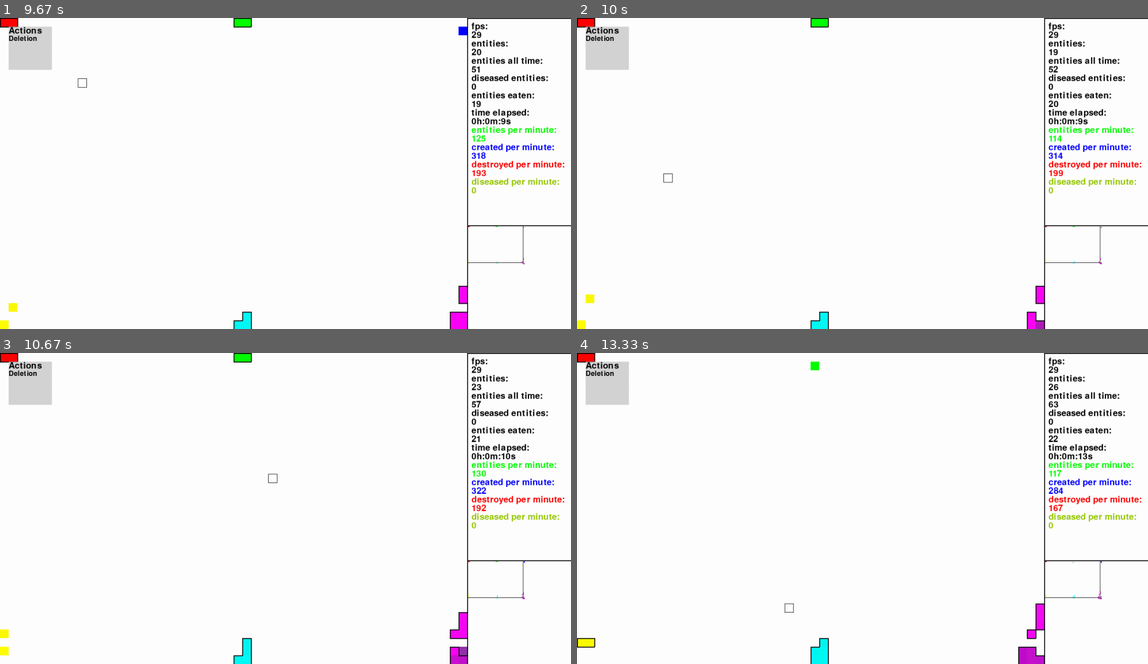
Above: before the commit, frames 1-4 (two rows, left to right).
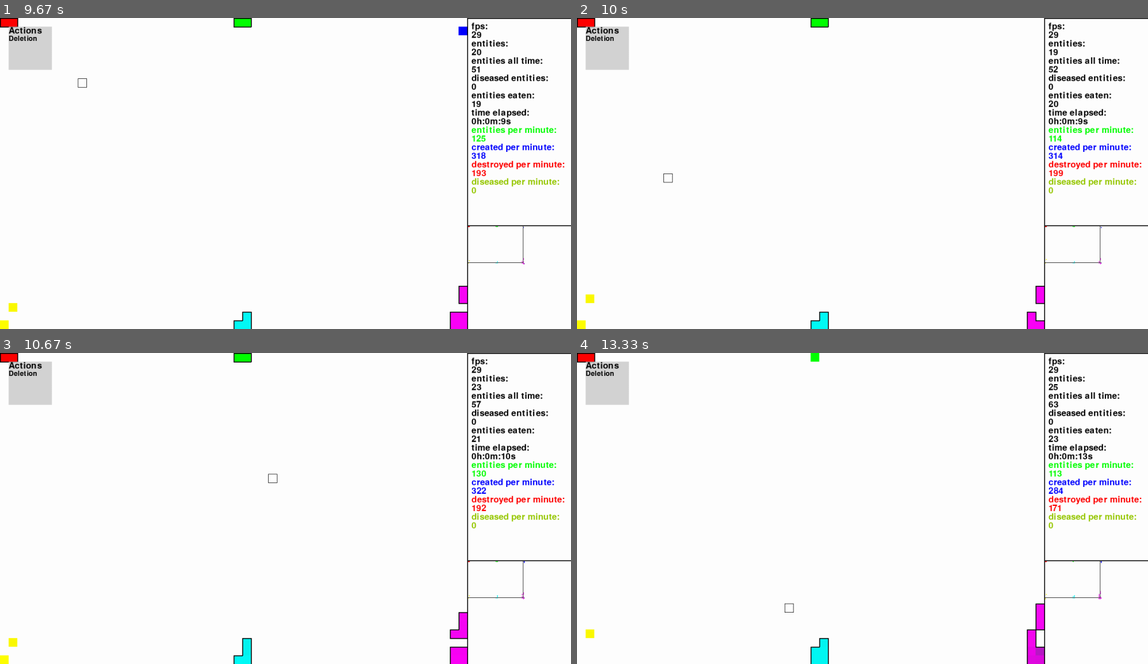
Above: after the commit, the same moments.

Repository: sbwhitt/pygame-life-simulation
Game: pygame game, started from main.py
Two runs of this game, one before a commit and one after it. Both use one fixed random seed, a clock stepped at 60 frames per second and the inputs below.
Inputs (mouse positions are in pixels of both pictures, inside the frame that each line leads up to):
- Up to frame 1 (9.67 s): click "Actions" at 0.38 s; tap Enter at 0.67 s; click (296, 105) at 1.05 s; click "Deletion" at 1.38 s; click (428, 232) at 1.72 s; tap E at 2, 3.67, 4.07, 4.47, 4.77, 8.22 s; click (205, 83) at 2.38 s; click (308, 232) at 2.72 s; click (154, 179) at 3.05 s; click (125, 170) at 3.38 s; click (228, 223) at 5.12 s; click (159, 201) at 5.45 s; click (216, 123) at 5.78 s; click (97, 207) at 6.12 s; click (216, 77) at 6.45 s; click (182, 195) at 6.78 s; click (68, 133) at 7.12 s; click (359, 123) at 7.45 s; click (182, 217) at 7.78 s; tap X at 8.13 s; click (108, 235) at 8.52 s; click (274, 185) at 8.85 s; click (445, 80) at 9.18 s; click (79, 86) at 9.52 s
- Up to frame 2 (10 s): click (662, 182) at 9.85 s
- Up to frame 3 (10.67 s): click (302, 418) at 10.18 s; click (274, 477) at 10.52 s
- Up to frame 4 (13.33 s): click (936, 611) at 10.85 s; click (913, 589) at 11.18 s; click (999, 514) at 11.52 s; click (668, 396) at 11.85 s; click (1079, 580) at 12.18 s; click (771, 570) at 12.52 s; click (759, 576) at 12.85 s; click (788, 611) at 13.18 s

Frame 1 is identical in both runs. In frame 2, less than 0.1% of the frame differs, in the area x 80-92%, y 78-100%; in frame 3, 0.3%; in frame 4, 0.6%, in the area x 0-92%, y 0-100%.

Commit message:
tweak compatibility

Diff:
--- a/src/entities/dna.py
+++ b/src/entities/dna.py
@@ -34,9 +34,7 @@
         self.curve = random.randint(0, int(settings.ENT_WIDTH/2))
 
     def compatible(self, candidate: "DNA") -> bool:
-        if self._compare_colors(candidate.color):
-            return True
-        return False
+        return self._compare_colors(candidate.color)
 
     def send_color(self, target: "DNA") -> None:
         if self.genes > 0:
@@ -52,9 +50,10 @@
             self.genes -= 1
 
     def _compare_colors(self, color: pygame.Color) -> bool:
-        return ((self.color.r - color.r <= 20 and self.color.r - color.r >= -20) and
-                (self.color.g - color.g <= 20 and self.color.g - color.g >= -20) and
-                (self.color.b - color.b <= 20 and self.color.b - color.b >= -20))
+        threshold = 15
+        return (abs(self.color.r - color.r) <= threshold and
+                abs(self.color.g - color.g) <= threshold and
+                abs(self.color.b - color.b) <= threshold)
 
     def _determine_immunity(self) -> bool:
         return self.immune or (random.randint(0, 2) == 1)
